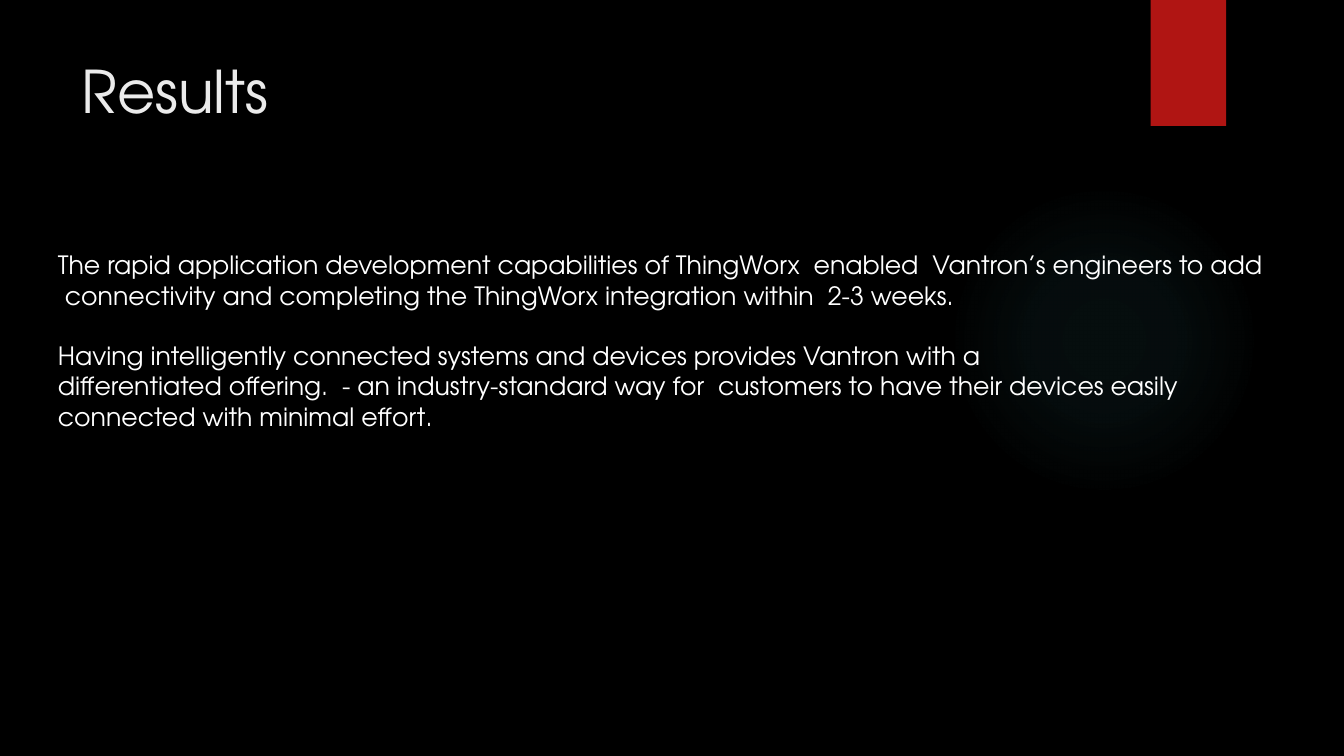
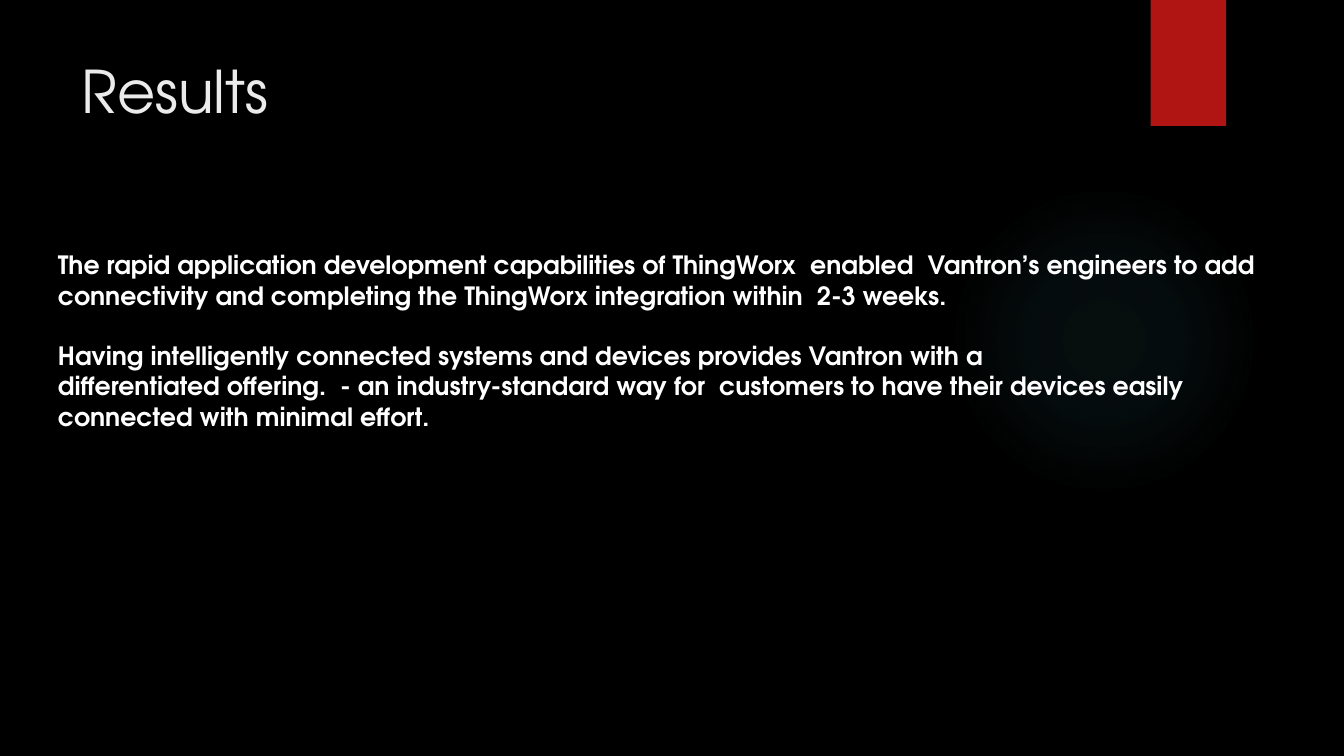
Before and after one commit to girishsukukumar/thingworx, a slide deck: slide 23 of CaseStudies-IoT.pptx (slide 18 before the commit). Drawn at 1344x756 pixels with LibreOffice and Linux fonts; fonts in the diff are those of the drawing; background and template pictures are left out. Boxes give left, top, right and bottom in pixels: in the first picture for what was removed or moved away, otherwise in the second. Text is boxed around its words. In the diff, an @@ line names an element or a change of style, - is before the commit and + after.

```diff
--- a/CaseStudies-IoT.pptx
+++ b/CaseStudies-IoT.pptx
@@ text "The rapid application development capabilities ..." at [58,254,1255,427]: bold on @@
```
Also in this commit, not shown: 5 slides added.
